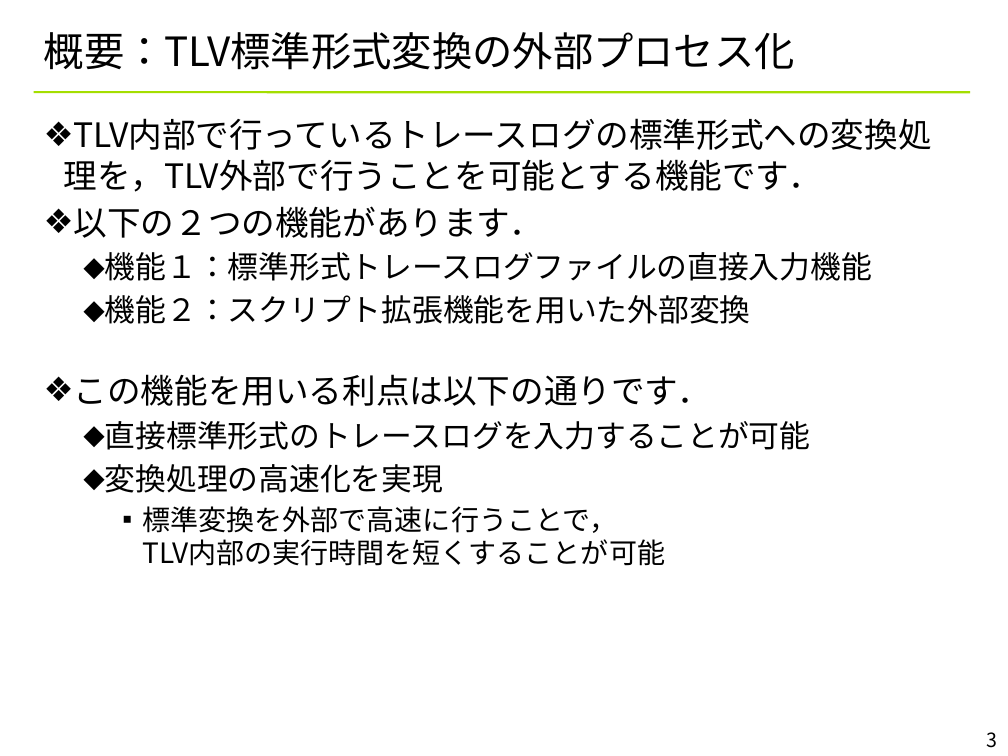
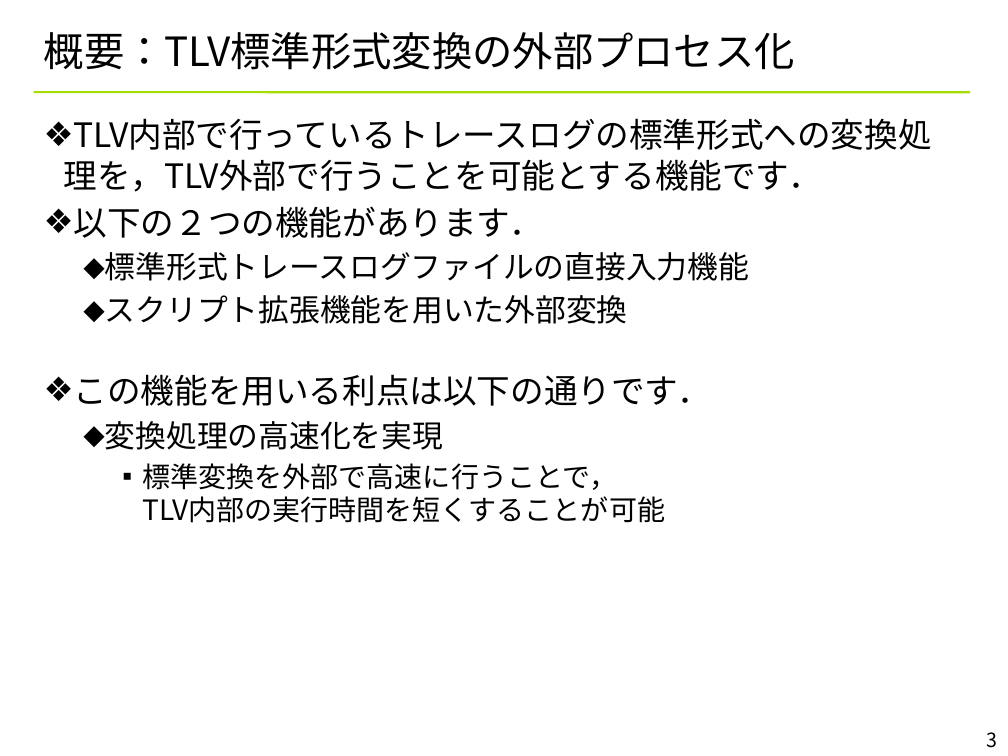
Before and after one commit to YixiaoLi/tlv4mc, a slide deck: slide 3 of doc/converter_manual.pptx. Drawn at 1008x756 pixels with LibreOffice and Linux fonts; fonts in the diff are those of the drawing; background and template pictures are left out. Boxes give left, top, right and bottom in pixels: in the first picture for what was removed or moved away, otherwise in the second. Text is boxed around its words. In the diff, an @@ line names an element or a change of style, - is before the commit and + after.

```diff
--- a/doc/converter_manual.pptx
+++ b/doc/converter_manual.pptx
@@ text at <box>105,252,749,324</box>: text changed @@
-  ⬥ 機能１：標準形式トレースログファイルの直接入力機能
-  ⬥ 機能２：スクリプト拡張機能を用いた外部変換
+  ⬥ 標準形式トレースログファイルの直接入力機能
+  ⬥ スクリプト拡張機能を用いた外部変換
@@ text at <box>105,421,811,450</box>: paragraph removed @@
-  ⬥ 直接標準形式のトレースログを入力することが可能
```
Also in this commit, not shown: 13 other slides changed.
